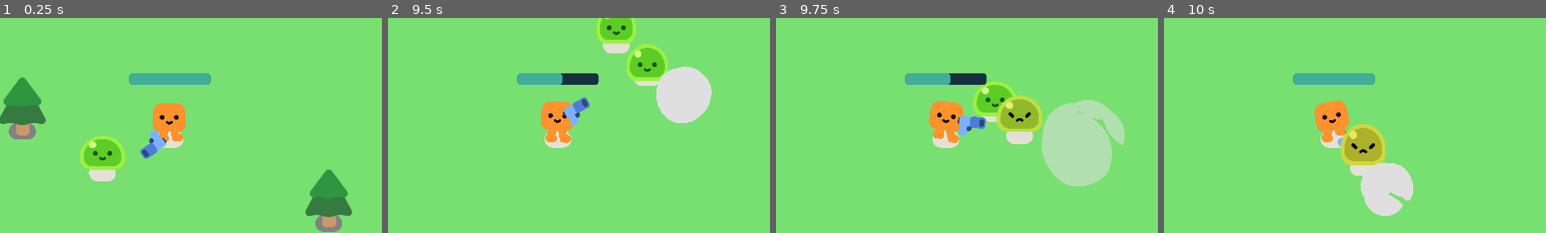
Above: before the commit, frames 1-4 (left to right).
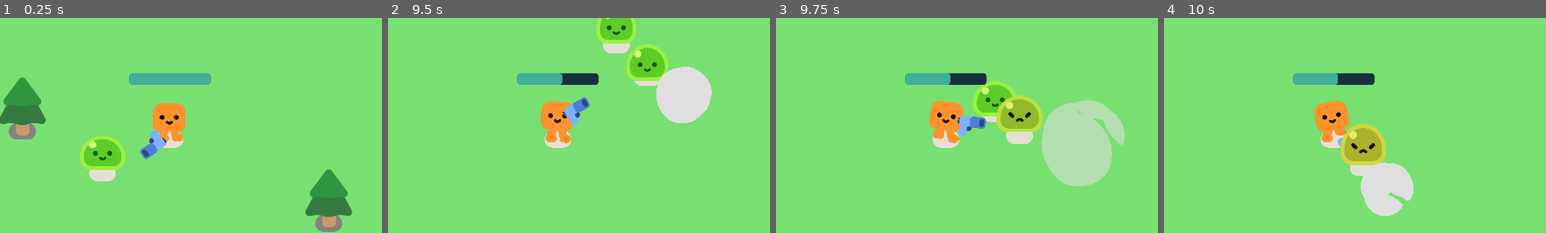
Above: after the commit, the same moments.

Repository: SK1PPR/byog24
Game: Godot game, scene res://survivor_game.tscn
Two runs of this game, one before a commit and one after it. Both use one fixed random seed, a clock stepped at 60 frames per second and the inputs below.
Inputs:
- Up to frame 1 (0.25 s): no input
- Up to frame 2 (9.5 s): hold W (move_up) 0.53-2.03 s; hold A (move_left) 2.03-3.53 s; hold S (move_down) 3.53-4.28 s; hold D (move_right) 4.28-5.03 s; hold W (move_up) 5.03-5.78 s; hold D (move_right) 5.78-8.03 s; hold S (move_down) 8.03-8.78 s; hold A (move_left) from 8.78 s (still down)
- Up to frame 3 (9.75 s): release A (move_left) at 9.53 s; hold W (move_up) from 9.53 s (still down)
- Up to frame 4 (10 s): keep holding W (move_up)
The pictures show only the part of the screen within x 28-78%, y 22-72%; the shares and areas given below are measured in that part.

Frames 1-3 are identical in both runs. In frame 4, 0.5% of the frame differs, in the area x 45-56%, y 25-32%.

Commit message:
shield and poison aura powerup added

Diff:
--- /dev/null
+++ b/PowerupManager/PowerupRange.gd
@@ -0,0 +1,14 @@
+extends Area2D
+
+func _on_poison_aura_used(dps: float) -> void:
+	for i in range(20):
+		var enemies = get_overlapping_bodies()
+		for enemy in enemies:
+			enemy.take_damage(dps)
+		var timer: Timer = Timer.new()
+		add_child(timer)
+		timer.wait_time = 0.5
+		timer.one_shot = true
+		timer.start()
+		await timer.timeout
+		timer.queue_free()
--- a/PowerupManager/first_aid.gd
+++ b/PowerupManager/first_aid.gd
@@ -1,7 +1,7 @@
 extends Powerup
 
 signal first_aid_used(inc: int)
-const HEALTH_INC = 50
+@export var HEALTH_INC = 50
 
 func execute() -> void:
 	emit_signal("first_aid_used", HEALTH_INC)
--- /dev/null
+++ b/PowerupManager/poison_aura.gd
@@ -0,0 +1,7 @@
+extends Node
+
+signal poison_aura_used(dps: float)
+@export var damage: float = 0.5
+
+func execute() -> void:
+	emit_signal("poison_aura_used", damage)
--- /dev/null
+++ b/PowerupManager/shield.gd
@@ -0,0 +1,8 @@
+extends Powerup
+
+signal shield_used(shieldTime: int)
+@export var shieldTime: int = 40
+@export var damageFactor: float = 0.1
+
+func execute() -> void:
+	emit_signal("shield_used", shieldTime, damageFactor)
--- a/mob.gd
+++ b/mob.gd
@@ -14,8 +14,8 @@
 	velocity = direction * 300.0
 	move_and_slide()
 
-func take_damage():
-	health -= 1
+func take_damage(damage: int = 1):
+	health -= damage
 	$Slime.play_hurt()
 	if health == 0:
 		emit_signal("on_death")
--- a/player.gd
+++ b/player.gd
@@ -4,6 +4,7 @@
 
 var health = 100.0
 const DAMAGE_RATE = 5.0
+var damageFactor: float = 1.0
 
 func _physics_process(delta):
 	var direction = Input.get_vector("move_left", "move_right", "move_up", "move_down")
@@ -17,7 +18,7 @@
 
 	var overlapping_mobs = %HurtBox.get_overlapping_bodies()
 	if overlapping_mobs.size() > 0:
-		health -= DAMAGE_RATE * overlapping_mobs.size() * delta
+		health -= damageFactor * DAMAGE_RATE * overlapping_mobs.size() * delta
 		%ProgressBar.value = health
 		if health <= 0.0:
 			health_deplete.emit()
@@ -26,3 +27,16 @@
 
 func _on_first_aid_used(inc: int) -> void:
 	health += inc
+
+
+
+func _on_shield_shield_used(shieldTime: int, df: float) -> void:
+	damageFactor = df
+	var timer: Timer = Timer.new()
+	add_child(timer)
+	timer.wait_time = shieldTime
+	timer.one_shot = true
+	timer.start()
+	await timer.timeout
+	timer.queue_free()
+	damageFactor = 1.0
--- a/survivor_game.gd
+++ b/survivor_game.gd
@@ -25,12 +25,12 @@
 func _on_wave_ended() -> void:
 	print("Wave Ended")
 	current_wave += 1
-	$PowerupManager/FirstAid.execute()
 	$InterWaveTimer.wait_time = WAVE_GAP
 	$InterWaveTimer.start()
 
 func _wave_timeout_over() -> void:
 	if $WaveManager.waves.size() > current_wave:
+		$PowerupManager/PoisonAura.execute()
 		$WaveManager.start_wave(current_wave)
 	else:
 		print("Ended")
--- a/survivor_game.tscn
+++ b/survivor_game.tscn
@@ -1,18 +1,23 @@
-[gd_scene load_steps=9 format=3 uid="uid://b2jg56y1u5tmf"]
+[gd_scene load_steps=13 format=3 uid="uid://b2jg56y1u5tmf"]
 
 [ext_resource type="Script" path="res://survivor_game.gd" id="1_5e3k3"]
 [ext_resource type="PackedScene" uid="uid://fodxm0v5s6gy" path="res://player.tscn" id="1_jaq02"]
 [ext_resource type="PackedScene" uid="uid://celgfccesovw7" path="res://tree.tscn" id="2_y1j85"]
 [ext_resource type="PackedScene" uid="uid://deondmpipecw3" path="res://mob.tscn" id="3_fcxp3"]
+[ext_resource type="Script" path="res://PowerupManager/PowerupRange.gd" id="3_rl7da"]
 [ext_resource type="Script" path="res://WaveManager/wave_manager.gd" id="5_k8rdd"]
 [ext_resource type="Script" path="res://PowerupManager/powerup_manager.gd" id="6_nkm40"]
 [ext_resource type="Script" path="res://PowerupManager/first_aid.gd" id="7_xi406"]
+[ext_resource type="Script" path="res://PowerupManager/shield.gd" id="9_25wkp"]
+[ext_resource type="Script" path="res://PowerupManager/poison_aura.gd" id="10_bse3l"]
 
 [sub_resource type="Curve2D" id="Curve2D_553bb"]
 _data = {
 "points": PackedVector2Array(0, 0, 0, 0, -217, -121, 0, 0, 0, 0, 2111, -146, 0, 0, 0, 0, 2119, 1120, 0, 0, 0, 0, -222, 1120, 0, 0, 0, 0, -217, -136)
 }
 point_count = 5
+
+[sub_resource type="CircleShape2D" id="CircleShape2D_jhi30"]
 
 [node name="Game" type="Node2D"]
 y_sort_enabled = true
@@ -37,6 +42,16 @@
 unique_name_in_owner = true
 position = Vector2(-217, -121)
 rotation = -0.0107384
+
+[node name="PowerupRange" type="Area2D" parent="Player"]
+collision_mask = 2
+script = ExtResource("3_rl7da")
+
+[node name="CollisionShape2D" type="CollisionShape2D" parent="Player/PowerupRange"]
+position = Vector2(-13, -45)
+scale = Vector2(30, 30)
+shape = SubResource("CircleShape2D_jhi30")
+debug_color = Color(0.903292, 0.00014882, 0.753564, 0.42)
 
 [node name="Tree" parent="." instance=ExtResource("2_y1j85")]
 position = Vector2(221, 329)
@@ -99,6 +114,12 @@
 [node name="FirstAid" type="Node" parent="PowerupManager"]
 script = ExtResource("7_xi406")
 
+[node name="Shield" type="Node" parent="PowerupManager"]
+script = ExtResource("9_25wkp")
+
+[node name="PoisonAura" type="Node" parent="PowerupManager"]
+script = ExtResource("10_bse3l")
+
 [connection signal="health_deplete" from="Player" to="." method="_on_player_health_deplete"]
 [connection signal="on_death" from="Mob" to="WaveManager" method="_on_mob_on_death"]
 [connection signal="timeout" from="Timer" to="." method="_on_timer_timeout"]
@@ -106,3 +127,5 @@
 [connection signal="timeout" from="WaveManager/Timer" to="WaveManager" method="_on_timer_timeout"]
 [connection signal="timeout" from="InterWaveTimer" to="." method="_wave_timeout_over"]
 [connection signal="first_aid_used" from="PowerupManager/FirstAid" to="Player" method="_on_first_aid_used"]
+[connection signal="shield_used" from="PowerupManager/Shield" to="Player" method="_on_shield_shield_used"]
+[connection signal="poison_aura_used" from="PowerupManager/PoisonAura" to="Player/PowerupRange" method="_on_poison_aura_used"]
